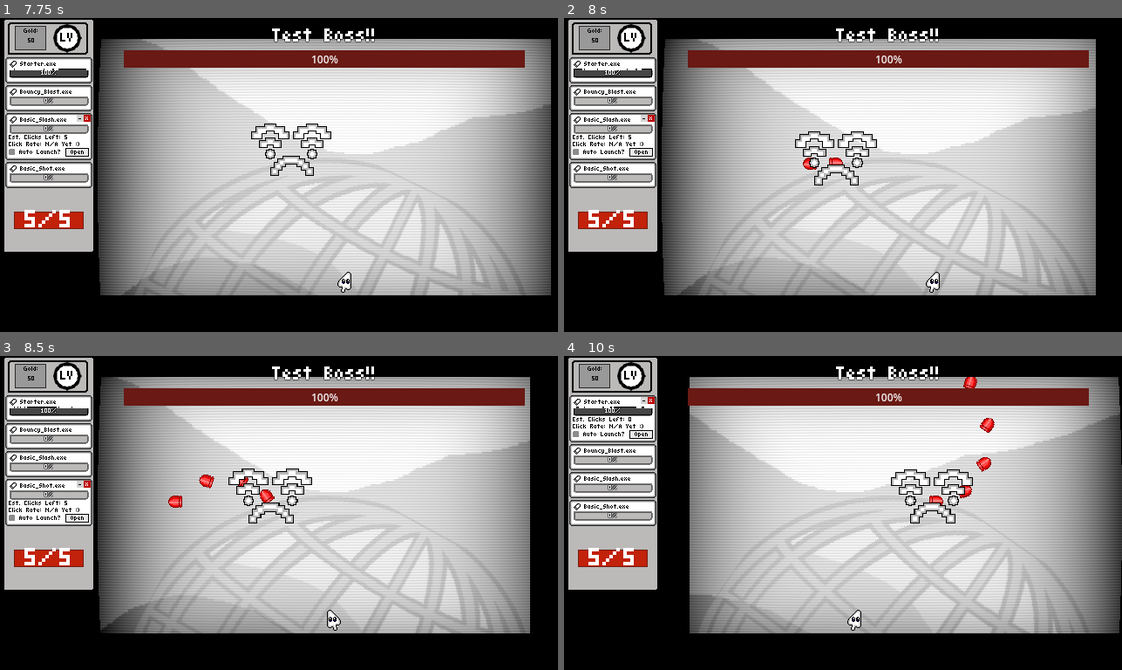
Above: before the commit, frames 1-4 (two rows, left to right).
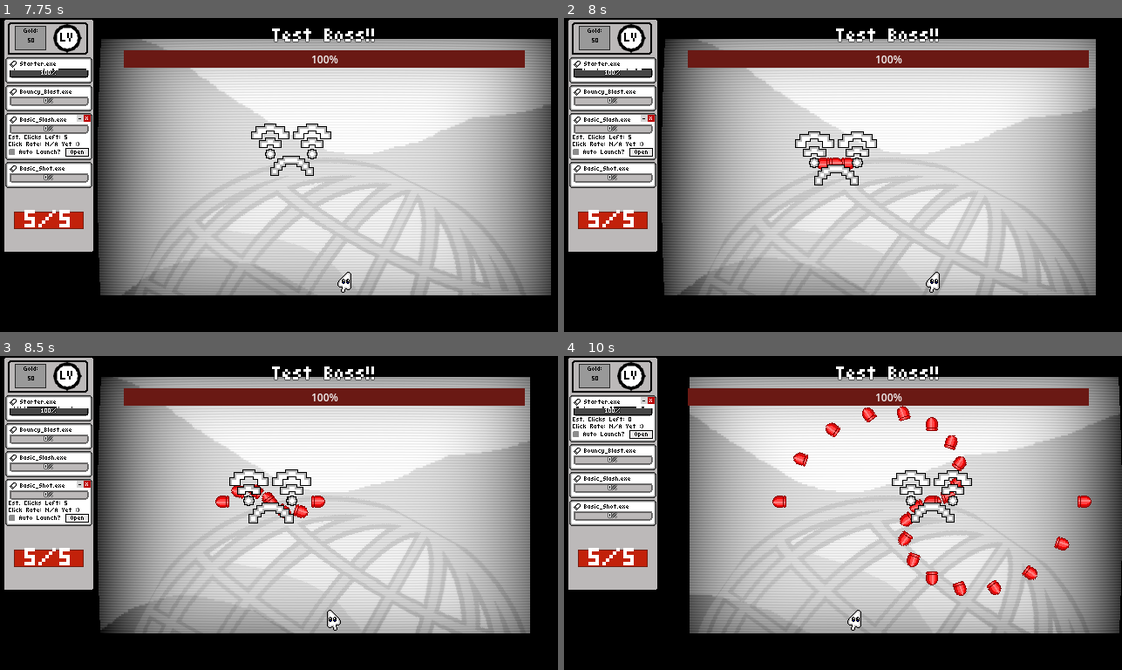
Above: after the commit, the same moments.

Repository: TNT-A/clicker-game-platformer
Game: Godot game, scene res://main_menu/main_menu.tscn
Two runs of this game, one before a commit and one after it. Both use one fixed random seed, a clock stepped at 60 frames per second and the inputs below.
Inputs (mouse positions are in pixels of both pictures, inside the frame that each line leads up to):
- Up to frame 1 (7.75 s): click "Quick Start" at 0.5 s; tap Space at 1.25 s; move the mouse to (401, 159) at 1.27 s; hold D (Move_Right) 1.28-2 s; hold Right mouse button (Char_Ability) 1.28-2 s; tap Enter (ui_accept) at 1.52, 3.77, 5.27, 6.02, 6.77 s; click "Auto Launch?" at 2 s; click "Auto Launch?" at 2.75 s; move the mouse to (290, 284) at 3.52 s; hold D (Move_Right) 3.53-4.28 s; click (290, 284) at 3.6 s; move the mouse to (334, 105) at 4.27 s; hold A (Move_Left) 4.28-5.03 s; tap = (Maximize) at 4.35 s; move the mouse to (251, 237) at 5.02 s; hold D (Move_Right) 5.03-6.53 s; tap - (Minimize) at 5.1 s; move the mouse to (446, 222) at 5.77 s; hold 1 (Num_1) 5.78-6.53 s; move the mouse to (111, 127) at 6.52 s; hold A (Move_Left) 6.53-7.28 s; tap 2 (Num_2) at 6.6 s; move the mouse to (306, 175) at 7.27 s; hold D (Move_Right) from 7.28 s (still down); hold 3 (Num_3) from 7.28 s (still down)
- Up to frame 2 (8 s): keep holding D (Move_Right); keep holding 3 (Num_3)
- Up to frame 3 (8.5 s): move the mouse to (195, 434) at 8.02 s; release D (Move_Right) at 8.03 s; release 3 (Num_3) at 8.03 s; hold A (Move_Left) from 8.03 s (still down); tap 4 (Num_4) at 8.1 s; tap Enter (ui_accept) at 8.27 s
- Up to frame 4 (10 s): move the mouse to (965, 497) at 8.77 s; hold 5 (Num_5) 8.78-9.53 s; tap Enter (ui_accept) at 9.02, 9.77 s; move the mouse to (731, 528) at 9.52 s; release A (Move_Left) at 9.53 s; hold D (Move_Right) from 9.53 s (still down); tap 6 (Num_6) at 9.6 s

Frame 1 is identical in both runs. In frame 2, 0.2% of the frame differs, in the area x 42-52%, y 44-49%; in frame 3, 1.0%; in frame 4, 2.2%, in the area x 37-95%, y 6-77%.

Commit message:
More work on boss
More working on the boss, mainly just adding more options to the shot component to make it more adaptive and better fit my needs now that I'm actually making boss attack patterns.

Diff:
--- a/clicker-platformer/components/shot_component/shot_component.gd
+++ b/clicker-platformer/components/shot_component/shot_component.gd
@@ -74,7 +74,8 @@
 		for shot in shot_list.keys():
 			var shot_cooldown : float = shot_list[shot]
 			var cur_shot : ShotDataResource = shot
-			shot_cooldown += cur_shot.shot_delay * cur_shot.shot_num
+			if cur_shot.wait_for_delay:
+				shot_cooldown += cur_shot.shot_delay * cur_shot.shot_num
 			call_shot(dir, shot)
 			await get_tree().create_timer(shot_cooldown).timeout
 	shot_finished.emit()
@@ -148,11 +149,15 @@
 	var shot_num : int = shot_data.shot_num
 	var shot_cone : float = deg_to_rad(shot_data.cone_degree)
 	var shot_delay : float = shot_data.shot_delay
+	var reverse_burst : bool = shot_data.reverse_burst
 	if shot_num > 1:
 		var dir_rad : float = dir.angle()
 		var degree_step : float = shot_cone/(shot_num - 1)
 		var start_degree = dir_rad - (shot_cone/2)
 		var cur_degree = start_degree
+		if reverse_burst:
+			start_degree += shot_cone
+			degree_step *= -1
 		for num in shot_num:
 			#print(dir_rad)
 			var new_dir : Vector2 = Vector2(cos(cur_degree), sin(cur_degree))
@@ -169,11 +174,15 @@
 	var shot_num : int = shot_data.shot_num
 	var shot_cone : float = deg_to_rad(360)
 	var shot_delay : float = shot_data.shot_delay
+	var reverse_burst : bool = shot_data.reverse_burst
 	if shot_num > 1:
 		var dir_rad : float = dir.angle()
 		var degree_step : float = shot_cone/(shot_num)
 		var start_degree = dir_rad - (shot_cone/2)
 		var cur_degree = start_degree
+		if reverse_burst:
+			start_degree += shot_cone
+			degree_step *= -1
 		for num in shot_num:
 			#print(dir_rad)
 			var new_dir : Vector2 = Vector2(cos(cur_degree), sin(cur_degree))
--- a/clicker-platformer/components/shot_component/shot_data_resource.gd
+++ b/clicker-platformer/components/shot_component/shot_data_resource.gd
@@ -62,12 +62,15 @@
 @export var shot_delay : float = 0.0
 ##Should the order of the shots in the burst be reversed?
 @export var reverse_burst : bool = false
+##If true, the shot pattern will account for shot delay when adding shot cooldown, otherwise it'll ignore it!
+@export var wait_for_delay : bool = true
 
 const all_shot_vars : Array[StringName] = [
 	&"shot_num",
 	&"cone_degree",
 	&"shot_delay",
 	&"reverse_burst",
+	&"wait_for_delay"
 ]
 
 var cur_shot_vars : Array[StringName] = [
@@ -79,6 +82,7 @@
 	&"cone_degree",
 	&"shot_delay",
 	&"reverse_burst",
+	&"wait_for_delay"
 ]
 
 const single_shot_vars : Array[StringName] = [
@@ -96,6 +100,7 @@
 const burst_single_shot_vars : Array[StringName] = [
 	&"shot_num",
 	&"shot_delay",
+	&"wait_for_delay"
 ]
 
 const  burst_spread_shot_vars : Array[StringName] = [
@@ -103,12 +108,14 @@
 	&"cone_degree",
 	&"shot_delay",
 	&"reverse_burst",
+	&"wait_for_delay"
 ]
 
 const  burst_surround_shot_vars : Array[StringName] = [
 	&"shot_num",
 	&"shot_delay",
 	&"reverse_burst",
+	&"wait_for_delay"
 ]
 
 func _get_property_list() -> Array[Dictionary]:
--- a/clicker-platformer/enemies/bosses/wifi_boss.tscn
+++ b/clicker-platformer/enemies/bosses/wifi_boss.tscn
@@ -8,21 +8,30 @@
 [ext_resource type="Script" uid="uid://bsyr0c4uh0d6m" path="res://components/shot_component/shot_data_resource.gd" id="4_kh47q"]
 [ext_resource type="PackedScene" uid="uid://c6oyye8in20of" path="res://components/damage_zone/damage_zone.tscn" id="4_kwbj4"]
 [ext_resource type="Script" uid="uid://bo43sv8bs4iyk" path="res://state_machine/state_machine.gd" id="5_atjox"]
-[ext_resource type="Resource" uid="uid://xmik0pji3u4b" path="res://components/shot_component/premade_projectile_resources/basic_enemy_shot.tres" id="5_kh47q"]
+[ext_resource type="PackedScene" uid="uid://clhwkx5fgw36f" path="res://player_bullet/enemy_bullet.tscn" id="5_ej6ay"]
 [ext_resource type="Script" uid="uid://c7rtmtqgnpyba" path="res://enemies/bosses/wifi_idle.gd" id="6_atjox"]
 [ext_resource type="Script" uid="uid://brexjs5ek41jf" path="res://state_machine/state.gd" id="6_b8v2q"]
+[ext_resource type="Script" uid="uid://m1uu6fmx686v" path="res://components/shot_component/projectile_resource.gd" id="6_u1f23"]
+
+[sub_resource type="Resource" id="Resource_lnsqv"]
+script = ExtResource("6_u1f23")
+projectile_scene = ExtResource("5_ej6ay")
+projectile_speed = 80.0
+metadata/_custom_type_script = "uid://m1uu6fmx686v"
 
 [sub_resource type="Resource" id="Resource_u1f23"]
 script = ExtResource("4_kh47q")
-projectile_type = ExtResource("5_kh47q")
-shot_type = 5
-shot_num = 20
-shot_delay = 0.2
+projectile_type = SubResource("Resource_lnsqv")
+shot_type = 5
+shot_num = 20
+shot_delay = 0.2
+wait_for_delay = false
 metadata/_custom_type_script = "uid://bsyr0c4uh0d6m"
 
 [sub_resource type="Resource" id="Resource_kh47q"]
 script = ExtResource("4_kh47q")
-projectile_type = ExtResource("5_kh47q")
+projectile_type = SubResource("Resource_lnsqv")
+direction_offset = 180.0
 shot_type = 5
 shot_num = 20
 shot_delay = 0.2
@@ -30,7 +39,17 @@
 
 [sub_resource type="Resource" id="Resource_x3j0m"]
 script = ExtResource("4_kh47q")
-projectile_type = ExtResource("5_kh47q")
+projectile_type = SubResource("Resource_lnsqv")
+shot_type = 5
+shot_num = 20
+shot_delay = 0.2
+wait_for_delay = false
+metadata/_custom_type_script = "uid://bsyr0c4uh0d6m"
+
+[sub_resource type="Resource" id="Resource_cht37"]
+script = ExtResource("4_kh47q")
+projectile_type = SubResource("Resource_lnsqv")
+direction_offset = 180.0
 shot_type = 5
 shot_num = 20
 shot_delay = 0.2
@@ -39,9 +58,10 @@
 [sub_resource type="Resource" id="Resource_ej6ay"]
 script = ExtResource("3_x5eb6")
 shot_list = Dictionary[ExtResource("4_kh47q"), float]({
-SubResource("Resource_u1f23"): 0.3,
+SubResource("Resource_u1f23"): 0.0,
 SubResource("Resource_kh47q"): 0.3,
-SubResource("Resource_x3j0m"): 0.3
+SubResource("Resource_x3j0m"): 0.0,
+SubResource("Resource_cht37"): 0.3
 })
 metadata/_custom_type_script = "uid://bupqc0f8en1w7"
 
--- a/clicker-platformer/enemies/bosses/wifi_idle.gd
+++ b/clicker-platformer/enemies/bosses/wifi_idle.gd
@@ -22,4 +22,5 @@
 	wifi_boss.wifi_shot_1()
 
 func _on_shot_component_shot_finished() -> void:
+	animation_player.play("wifi_idle")
 	attack_timer.start()
Not shown: 1 places in clicker-platformer/enemies/bosses/wifi_boss.tscn that only renumber resources
